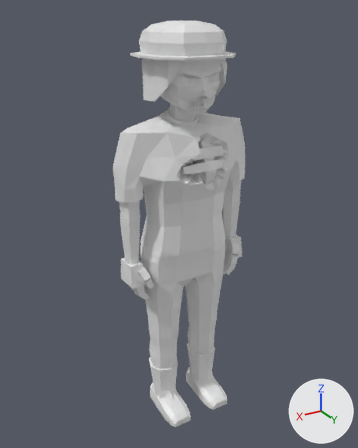
Renders of the glTF model assets/models/zombie_worker_f_b3.glb from each side of a commit.
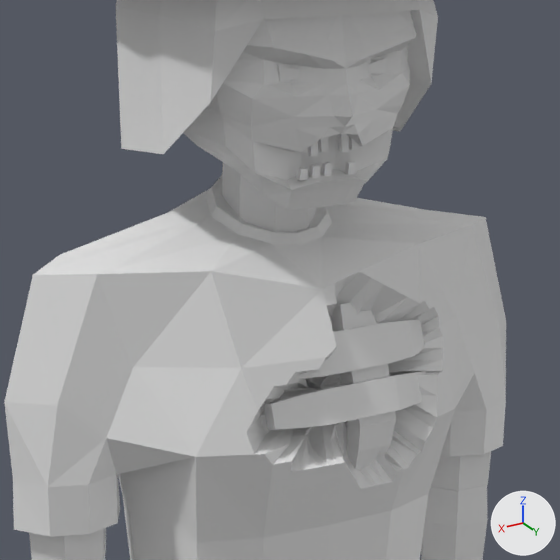
Old and new are each drawn whole from a 50 mm camera at (1.159, 1.888, 1.992) aimed at (0.004, -0.036, 1.03) and again close up on the part from 31% to 72% of the width and 14% to 47% of the height. Lighting does not change. The marker at lower right points along +X, +Y and +Z. The older version's two pictures come first. Vertices at exactly the same position are counted once.

The first close-up shows 'zombie_worker_f_b3'.
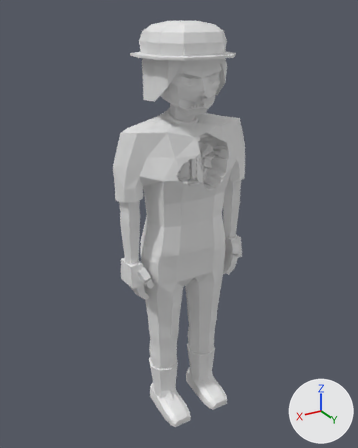
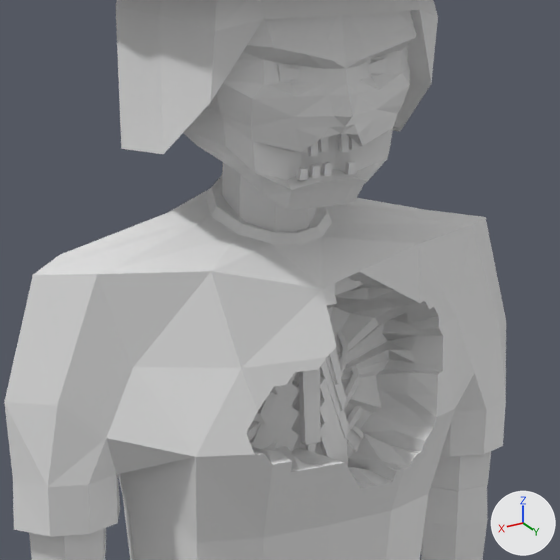
The change, as a list of edits to the scene's bpy script:
```text
Change me_zombie_worker_f_b3:
    used by ob_zombie_worker_f_b3; location = (0.0, 0.0, 0.0)
    remove me_zombie_worker_f_b3.from_pydata(...)  # 1953 vertices, 3726 faces; spans x -0.35..0.35, y -0.22..0.2, z 0.0..1.95
    add me_zombie_worker_f_b3.from_pydata(...)  # 2321 vertices, 4382 faces; spans x -0.35..0.35, y -0.22..0.2, z 0.0..1.95
    me_zombie_worker_f_b3 part 1: the loose piece of 8 vertices spanning x -0.02..0.02, y -0.04..-0.01, z 1.43..1.45 is copied, and the copy is scaled about its middle by (0.22, -0.176, -1.36), then moved by (0.0, 0.11, -0.16); it spans x -0.01..0.01, y 0.08..0.09, z 1.27..1.3
    me_zombie_worker_f_b3 part 2: 213 vertices moved from x -0.16..0.08, y 0.03..0.15, z 1.28..1.46 to x -0.17..0.12, y -0.09..0.12, z 1.25..1.48; 4 vertices removed from x -0.08..-0.04, y 0.1..0.12, z 1.27; 356 vertices added at x -0.2..0.2, y -0.09..0.09, z 1.15..1.52
    other edits to the shape of me_zombie_worker_f_b3 do not show in these pictures
```

Changed parts and their boxes (x1, y1, x2, y2) in the close-ups (560 x 560 px):
part 1 of me_zombie_worker_f_b3, added (mostly hidden): after (305, 443, 317, 453)
part 2 of me_zombie_worker_f_b3, cut back: (246, 272, 443, 489) in both
